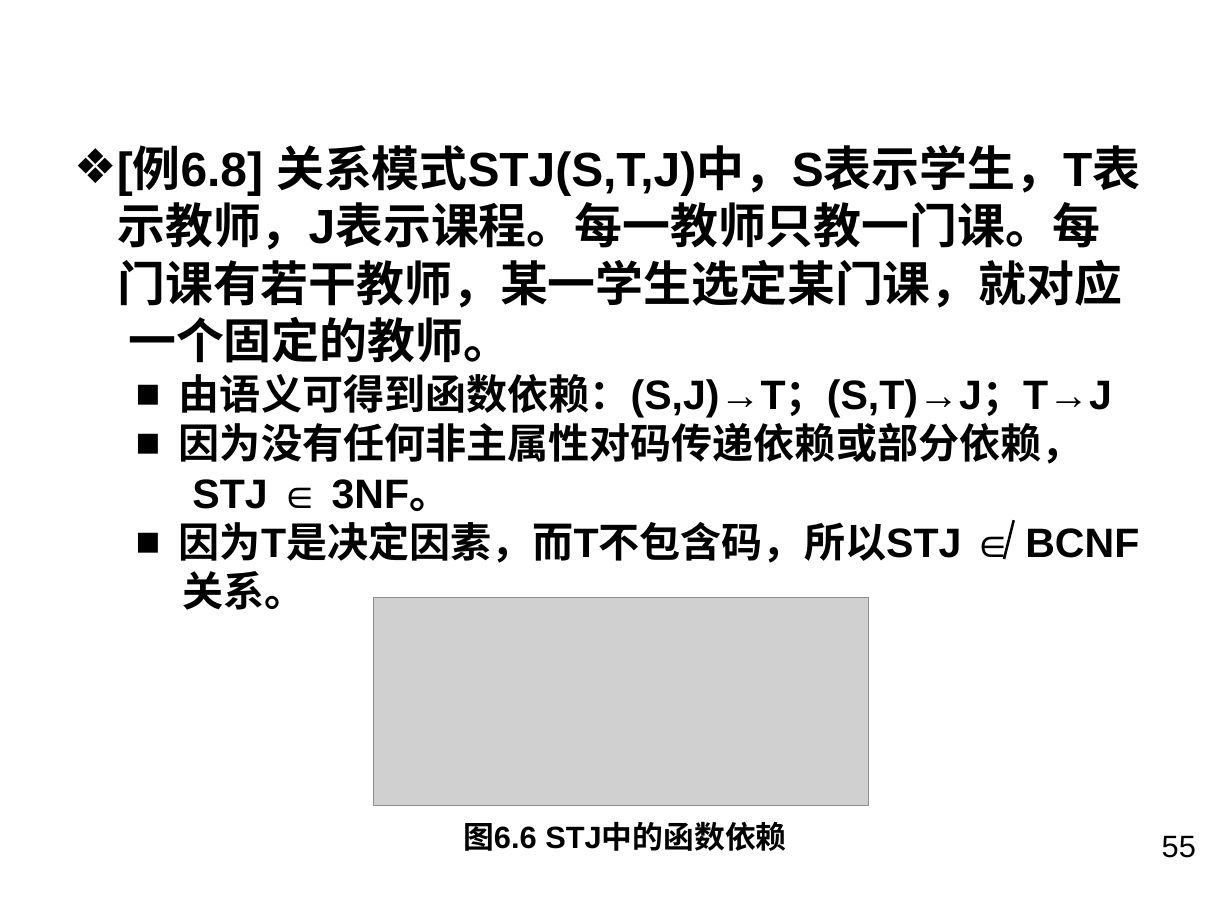
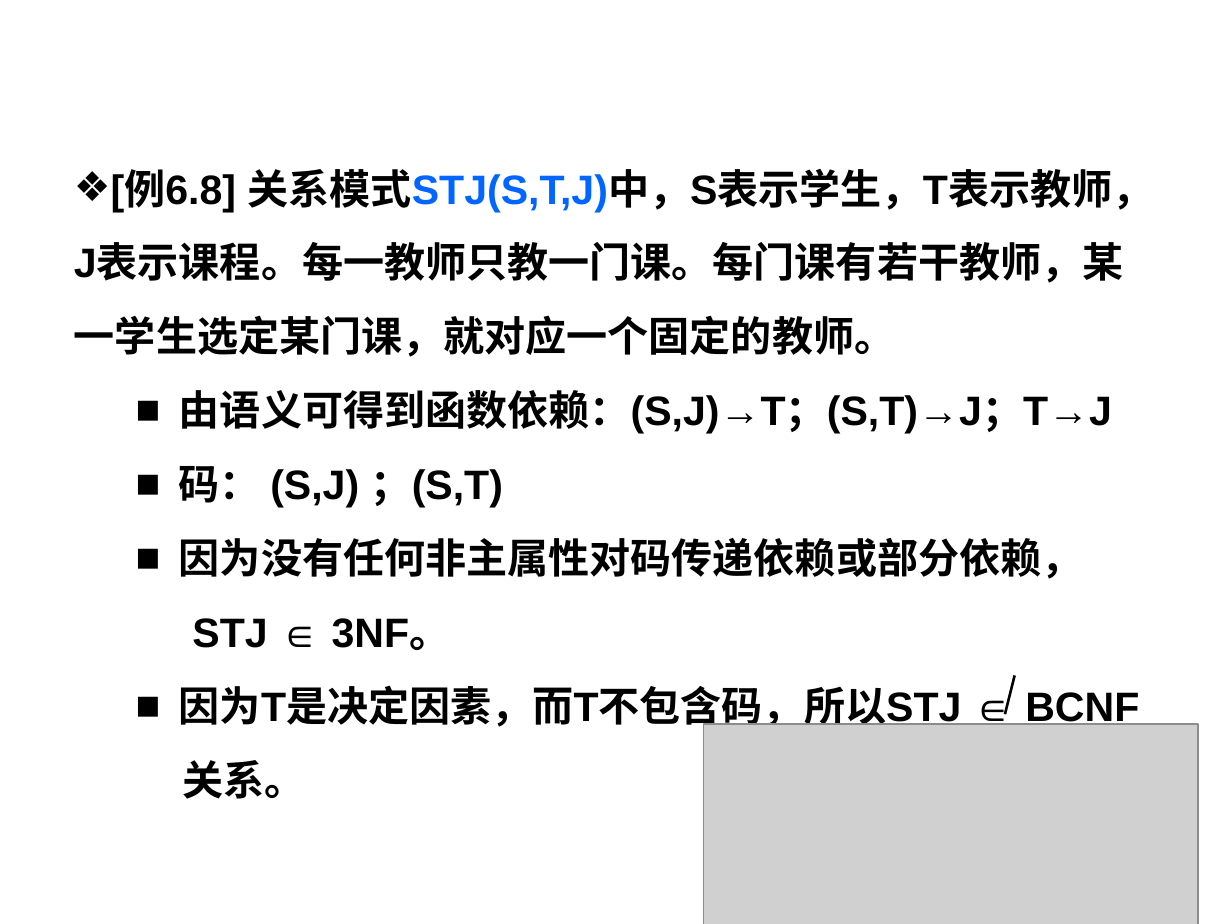
Before and after one commit to BlueVegetable/kejian, a slide deck: slide 56 of 数据库系统/第6章.pptx (slide 55 before the commit). Drawn at 1232x924 pixels with LibreOffice and Linux fonts; fonts in the diff are those of the drawing; grey boxes stand for pictures; background and template pictures are left out. Boxes give left, top, right and bottom in pixels: in the first picture for what was removed or moved away, otherwise in the second. Text is boxed around its words. In the diff, an @@ line names an element or a change of style, - is before the commit and + after.

```diff
--- a/数据库系统/第6章.pptx
+++ b/数据库系统/第6章.pptx
@@ text at [74, 169, 1154, 357]: text changed; size 28 to 24 pt @@
-❖ [例6.8] 关系模式STJ(S,T,J)中，S表示学生，T表
-示教师，J表示课程。每一教师只教一门课。每
-门课有若干教师，某一学生选定某门课，就对应
-一个固定的教师。
+❖ [例6.8] 关系模式STJ(S,T,J)中，S表示学生，T表示教师，J表示课程。每一教师只教一门课。每门课有若干教师，某一学生选定某门课，就对应一个固定的教师。
@@ text at [179, 390, 1139, 799]: line spacing 1 to 1.5 @@
@@ text at [179, 466, 503, 508]: paragraph added @@
+  ■ 码： (S,J) ；(S,T)
@@ line moved from (1014, 520) - (1004, 559) to (1015, 675) - (1005, 715) @@
@@ picture: place and size @@
-picture at [373, 598, 869, 806]
+picture at [703, 724, 1199, 924]
@@ text removed at [463, 823, 786, 851] @@
-图6.6 STJ中的函数依赖
@@ page number at [1162, 835, 1196, 858]: text changed @@
-55
+56
```
Also in this commit, not shown: 57 other slides changed, 1 slide added, 15 other files.
